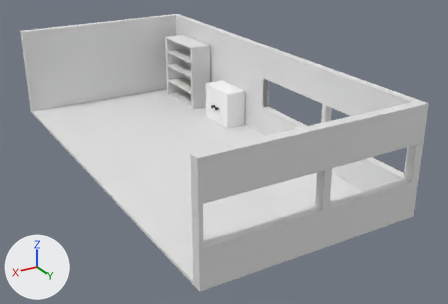
Renders of the Blender file Aruzhan/final.blend from each side of a commit.
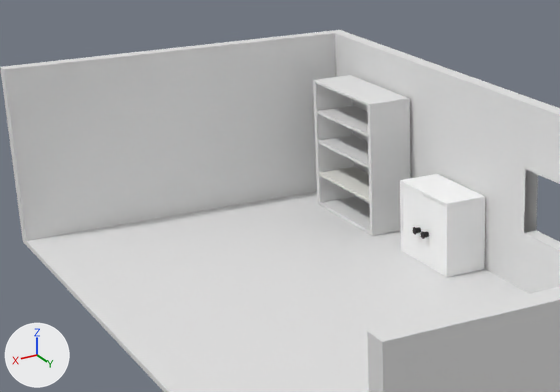
Each version is shown whole from a camera (50 mm lens) standing at (14.55, 28.17, 13.99) and looking at (-1.25, 1.85, 0.83), then close up on the part from 5% to 62% of the width and 0% to 60% of the height. Lighting does not change. The marker at lower left points along +X, +Y and +Z.

In view in the first close-up: 'Cube', 'Cube.001', 'Cube.002', 'Plane', 'основа', 'полка1', 'полка2', 'полка3'.
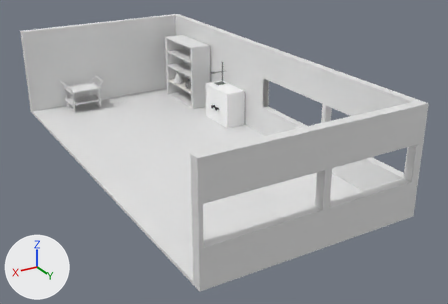
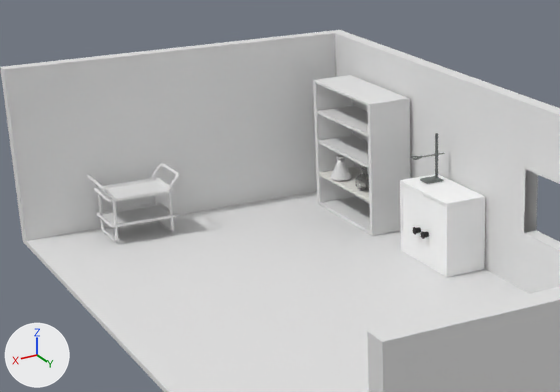
Boxes (x1, y1, x2, y2) around the edits, measured in the close-ups (560 x 392 px):
'Плоскость.002', added
    after: (96, 202, 177, 228)
'Плоскость', added
    after: (93, 178, 175, 203)
'Плоскость.027', added
    after: (86, 175, 118, 242)
'Цилиндр', added
    after: (331, 155, 351, 181)
'Плоскость.001', added
    after: (152, 164, 179, 232)
'Cylinder.002', added
    after: (411, 133, 445, 184)
'Sphere', added
    after: (355, 165, 369, 190)

What changed in the scene script:
```text
Add mat_material_011:
    mat_material_011 = principled_material('Material.011')
    mat_material_011.base_color = (0.152, 0.17, 0.162)  # grey #6d7370
Add mat_material_010:
    mat_material_010 = bpy.data.materials.new('Material.010')
    # nodes: BsdfPrincipled, OutputMaterial, Value
Add me_плоскость:
    me_плоскость.from_pydata(...)  # 352 vertices, 350 faces; spans x -1.0..1.0, y -1.03..0.97, z 0.0..0.1
Add me_плоскость_029:
    me_плоскость_029.from_pydata(...)  # 408 vertices, 384 faces; spans x -0.9..0.9, y -0.4..0.1, z -1.28..0.94
    me_плоскость_029.polygons.foreach_set('use_smooth', [True] * 384)
Add me_цилиндр:
    me_цилиндр.from_pydata(...)  # 634 vertices, 545 faces; spans x -1.0..1.0, y -0.16..1.84, z -0.15..2.04
    me_цилиндр.polygons.foreach_set('use_smooth', [True] * 545)
Add me_cylinder_004:
    me_cylinder_004.from_pydata(...)  # 232 vertices, 207 faces; spans x -8.1..9.0, y -40.0..32.5, z -1.0..1.5
    me_cylinder_004.materials.append(mat_material_011)  # grey #6d7370
Add me_sphere_001:
    me_sphere_001.from_pydata(...)  # 1440 vertices, 1410 faces; spans x -0.06..0.06, y -0.06..0.06, z -0.05..0.115
    me_sphere_001.polygons.foreach_set('use_smooth', [True] * 1410)
    me_sphere_001.materials.append(mat_material_010)
Add ob_плоскость:
    ob_плоскость = bpy.data.objects.new('Плоскость', me_плоскость)
    ob_плоскость.location = (2.38, -10.02, 1.78)
    ob_плоскость.rotation_euler = (0.0, 0.0, 1.57)  # degrees (0, 0, 90)
    ob_плоскость.scale = (0.717, 1.05, 1.05)
Add ob_плоскость_001:
    ob_плоскость_001 = bpy.data.objects.new('Плоскость.001', me_плоскость_029)
    ob_плоскость_001.location = (1.53, -10.02, 1.56)
    ob_плоскость_001.rotation_euler = (0.0, 0.0, 4.725)  # degrees (0, 0, 271)
    ob_плоскость_001.scale = (0.84, 0.84, 0.84)
Add ob_плоскость_002:
    ob_плоскость_002 = bpy.data.objects.new('Плоскость.002', me_плоскость.copy())
    ob_плоскость_002.location = (2.38, -10.02, 0.99)
    ob_плоскость_002.rotation_euler = (0.0, 0.0, 1.57)  # degrees (0, 0, 90)
    ob_плоскость_002.scale = (0.717, 1.05, 1.05)
Add ob_плоскость_027:
    ob_плоскость_027 = bpy.data.objects.new('Плоскость.027', me_плоскость_029.copy())
    ob_плоскость_027.location = (3.32, -10.02, 1.56)
    ob_плоскость_027.rotation_euler = (0.0, 0.0, 1.57)  # degrees (0, 0, 90)
    ob_плоскость_027.scale = (0.84, 0.84, 0.84)
Add ob_цилиндр:
    ob_цилиндр = bpy.data.objects.new('Цилиндр', me_цилиндр)
    ob_цилиндр.location = (-3.85, -8.85, 1.66)
    ob_цилиндр.scale = (0.328, 0.328, 0.328)
Add ob_cylinder_002:
    ob_cylinder_002 = bpy.data.objects.new('Cylinder.002', me_cylinder_004)
    ob_cylinder_002.location = (-4.43, -3.93, 3.39)
    ob_cylinder_002.rotation_euler = (1.573, 0.0, -4.733)  # degrees (90, 0, -271)
    ob_cylinder_002.scale = (0.0242, 0.0187, 0.417)
Add ob_sphere:
    ob_sphere = bpy.data.objects.new('Sphere', me_sphere_001)
    ob_sphere.location = (-3.92, -7.17, 1.83)
    ob_sphere.scale = (4.52, 4.52, 4.52)
    _m = ob_sphere.modifiers.new('Subdivision', 'SUBSURF')
    _m.levels = 2
```
